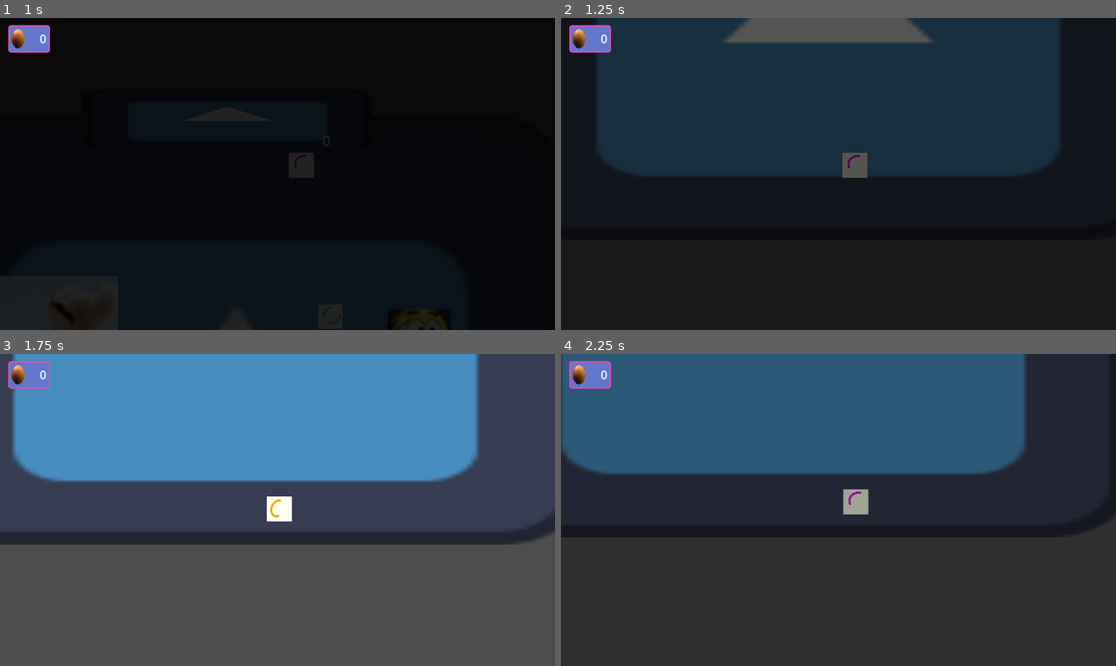
Above: before the commit, frames 1-4 (two rows, left to right).
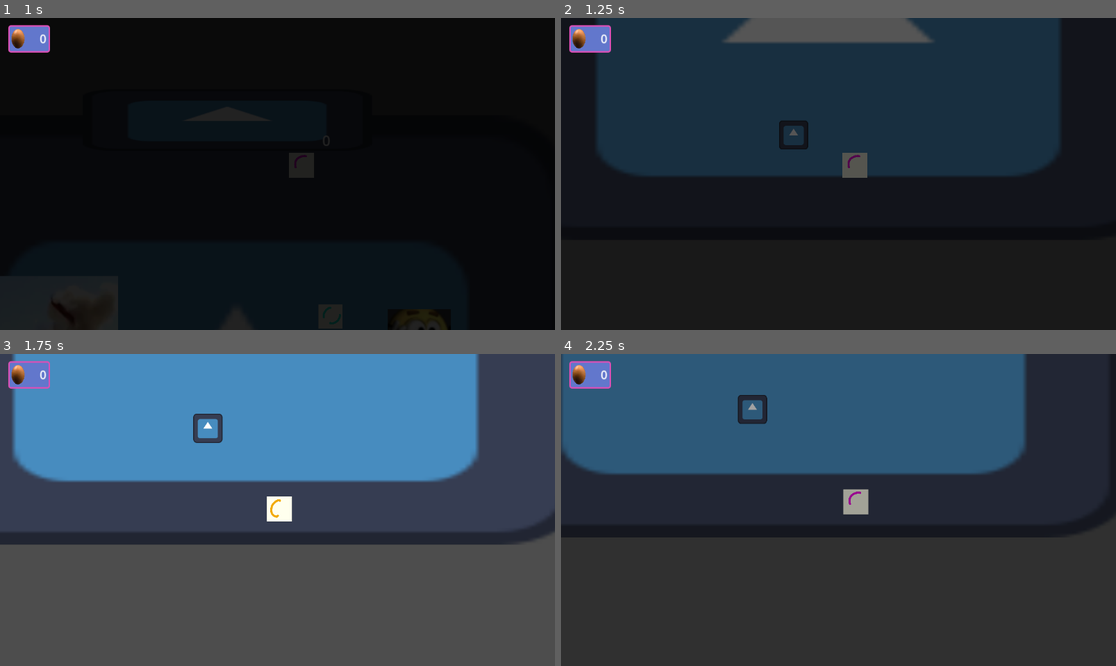
Above: after the commit, the same moments.

Repository: HectorAldao/quantic_gamejam
Game: Godot game, scene res://scenes/zonas/pueblo/pueblo.tscn
Two runs of this game, one before a commit and one after it. Both use one fixed random seed, a clock stepped at 60 frames per second and the inputs below. The engine's default icon, where the game draws it, is replaced by a stand-in: a white triangle on a blue panel in a dark square.
Inputs:
- Up to frame 1 (1 s): hold D (move_character_right) from 0.53 s (still down); hold E (interact) from 0.53 s (still down)
- Up to frame 2 (1.25 s): keep holding D (move_character_right); keep holding E (interact)
- Up to frame 3 (1.75 s): release D (move_character_right) at 1.28 s; release E (interact) at 1.28 s; hold S (move_character_down) from 1.28 s (still down); tap E (interact) at 1.35 s
- Up to frame 4 (2.25 s): release S (move_character_down) at 2.03 s; hold D (move_character_right) from 2.03 s (still down); hold E (interact) from 2.03 s (still down)

Frame 1 is identical in both runs. In frame 2, 0.3% of the frame differs, in the area x 39-45%, y 32-43%; in frame 3, 0.3%, in the area x 34-41%, y 19-29%; in frame 4, 0.3%.

Commit message:
feat: animations, animals, and economy

Diff:
--- /dev/null
+++ b/godot_proyecto/scenes/animales/animal.gd
@@ -0,0 +1,154 @@
+extends Node2D
+
+@export var multiplicador_tamaño: float = 1.0
+@export var velocidad: float = 50.0
+@export var sprite_texture: Texture2D = null
+@export var sprite_frames: SpriteFrames = null
+@export var cientifica: String = ""
+
+var spawn_area: ReferenceRect = null
+var target_position: Vector2 = Vector2.ZERO
+var is_moving: bool = false
+var wait_timer: float = 0.0
+var pause_timer: float = 0.0
+var is_paused: bool = false
+var personaje_in_area: bool = false
+
+# Referencias a los nodos
+var area_interaccion: Area2D
+var collision_shape_area: CollisionShape2D
+
+
+func _ready() -> void:
+	# Obtener referencias a los nodos
+	area_interaccion = $Area2D
+	collision_shape_area = $Area2D/CollisionShape2D
+
+	# Buscar el SpawnArea en el padre y posicionar aleatoriamente
+	if get_parent():
+		spawn_area = get_parent().get_node_or_null("SpawnArea")
+		if spawn_area:
+			var spawn_rect = spawn_area.get_rect()
+			var spawn_pos = spawn_area.global_position
+			global_position = Vector2(
+				spawn_pos.x + randf_range(0, spawn_rect.size.x),
+				spawn_pos.y + randf_range(0, spawn_rect.size.y)
+			)
+
+	# Aplicar sprites si están configurados
+	if sprite_texture:
+		var sprite_node = $Sprite2D
+		sprite_node.texture = sprite_texture
+		sprite_node.visible = true
+		$AnimatedSprite2D.visible = false
+	elif sprite_frames:
+		var animated_sprite = $AnimatedSprite2D
+		animated_sprite.sprite_frames = sprite_frames
+		animated_sprite.visible = true
+		animated_sprite.play("idle")
+		$Sprite2D.visible = false
+
+	# Aplicar el multiplicador de tamaño
+	apply_size_multiplier()
+
+	# Verificar visibilidad basada en científica
+	_actualizar_visibilidad()
+
+	# Conectar señales del área de interacción
+	area_interaccion.body_entered.connect(_on_body_entered)
+	area_interaccion.body_exited.connect(_on_body_exited)
+
+	# Conectar a la señal de interacción global
+	Global.interact.connect(_on_interact)
+
+	# Conectar a la señal de cambio de científicas aceptadas
+	Global.cientificas_aceptadas_changed.connect(_actualizar_visibilidad)
+
+	# Elegir primer punto objetivo
+	if spawn_area:
+		choose_random_target()
+
+
+func _process(delta: float) -> void:
+	# Si está en pausa por el personaje, contar el tiempo
+	if is_paused:
+		pause_timer -= delta
+		if pause_timer <= 0:
+			is_paused = false
+			# Volver a moverse después de la pausa
+			choose_random_target()
+		return
+
+	# Si está esperando, contar el tiempo
+	if wait_timer > 0:
+		wait_timer -= delta
+		if wait_timer <= 0 and spawn_area:
+			choose_random_target()
+		return
+
+	# Moverse hacia el objetivo
+	if is_moving and spawn_area:
+		var direction = (target_position - global_position).normalized()
+		var distance = global_position.distance_to(target_position)
+
+		# Si está cerca del objetivo, detenerse
+		if distance < 5.0:
+			is_moving = false
+			# Tiempo de espera inversamente proporcional a la velocidad
+			# Mayor velocidad = menor tiempo de espera
+			wait_timer = randf_range(1.0, 3.0) * (100.0 / max(velocidad, 1.0))
+		else:
+			# Moverse hacia el objetivo
+			global_position += direction * velocidad * delta
+
+
+func apply_size_multiplier() -> void:
+	# Aplicar multiplicador al scale del CollisionShape del área
+	if collision_shape_area:
+		collision_shape_area.scale = Vector2.ONE * multiplicador_tamaño
+
+
+func choose_random_target() -> void:
+	if not spawn_area:
+		return
+
+	# Obtener un punto aleatorio dentro del SpawnArea
+	var spawn_rect = spawn_area.get_rect()
+	var spawn_pos = spawn_area.global_position
+
+	target_position = Vector2(
+		spawn_pos.x + randf_range(0, spawn_rect.size.x),
+		spawn_pos.y + randf_range(0, spawn_rect.size.y)
+	)
+
+	is_moving = true
+
+
+func _on_body_entered(body: Node2D) -> void:
+	# Verificar si el cuerpo que entró es el personaje
+	if body.name == "Personaje" or body.is_in_group("player"):
+		personaje_in_area = true
+
+
+func _on_body_exited(body: Node2D) -> void:
+	# Verificar si el cuerpo que salió es el personaje
+	if body.name == "Personaje" or body.is_in_group("player"):
+		personaje_in_area = false
+
+
+func _on_interact() -> void:
+	# Solo pausar si el personaje está en el área de interacción
+	if personaje_in_area and not is_paused:
+		is_paused = true
+		pause_timer = 2.0
+		is_moving = false
+
+
+func _actualizar_visibilidad() -> void:
+	# Si no se ha especificado científica, el animal es visible por defecto
+	if cientifica == "":
+		visible = true
+		return
+
+	# Verificar si la científica está en la lista de aceptadas
+	visible = Global.cientificas_aceptadas.has(cientifica)
--- /dev/null
+++ b/godot_proyecto/scenes/animales/animal.tscn
@@ -0,0 +1,24 @@
+[gd_scene format=3 uid="uid://ba3eg6whsa6b7"]
+
+[ext_resource type="Texture2D" uid="uid://cpeqsa02qtrk4" path="res://icon.svg" id="1_dtn64"]
+[ext_resource type="Script" uid="uid://d058raf5pfypg" path="res://scenes/animales/animal.gd" id="1_uu74b"]
+
+[sub_resource type="CircleShape2D" id="CircleShape2D_df84y"]
+radius = 31.78299
+
+[node name="Animal" type="Node2D" unique_id=183913162]
+script = ExtResource("1_uu74b")
+
+[node name="Sprite2D" type="Sprite2D" parent="." unique_id=1354519741]
+scale = Vector2(0.47402596, 0.47402596)
+texture = ExtResource("1_dtn64")
+
+[node name="AnimatedSprite2D" type="AnimatedSprite2D" parent="." unique_id=431872381]
+visible = false
+
+[node name="Area2D" type="Area2D" parent="." unique_id=146579697]
+scale = Vector2(2.862069, 2.0769231)
+
+[node name="CollisionShape2D" type="CollisionShape2D" parent="Area2D" unique_id=1857130746]
+scale = Vector2(0.868318, 1.1091603)
+shape = SubResource("CircleShape2D_df84y")
--- a/godot_proyecto/scenes/cientifica/cientifica.gd
+++ b/godot_proyecto/scenes/cientifica/cientifica.gd
@@ -4,7 +4,7 @@
 
 @export var sprite_cientifica: SpriteFrames
 @export var npc_name: String = "curie"
-@export var huevos_necesarios: int = 0
+@export var huevos_necesarios: int = 5
 @export var menu_height_offset: float = -120.0
 @export var menu_background_color: Color = Color(0.2, 0.2, 0.2, 1.0)
 @export var selection_border_color: Color = Color(1.0, 1.0, 0.0, 1.0)
@@ -258,12 +258,15 @@
 		# Check if player has enough eggs
 		var tiene_suficientes_huevos = Global.huevos_cogidos >= huevos_necesarios
 
-		# Hide "Si" button if not enough eggs
+		# Check if this cientifica has already been accepted
+		var ya_aceptada = Global.cientificas_aceptadas.get(npc_name, false)
+
+		# Hide "Si" button if not enough eggs OR if already accepted
 		if option_buttons.size() > 0:
-			option_buttons[0].visible = tiene_suficientes_huevos
+			option_buttons[0].visible = tiene_suficientes_huevos and not ya_aceptada
 
 		# Set initial selection based on available options
-		selected_option = 0 if tiene_suficientes_huevos else 1
+		selected_option = 0 if (tiene_suficientes_huevos and not ya_aceptada) else 1
 
 		_update_option_highlight()
 		option_menu.show()
@@ -275,9 +278,11 @@
 	menu_active = false
 	option_menu.hide()
 
-	# Si se seleccionó "Si", restar huevos necesarios
+	# Si se seleccionó "Si", restar huevos necesarios y marcar como aceptada
 	if option == "si":
 		Global.huevos_cogidos -= huevos_necesarios
+		Global.cientificas_aceptadas[npc_name] = true
+		Global.cientificas_aceptadas_changed.emit()
 
 	# Emitir señal de menú cerrado
 	Global.menu_closed.emit()
--- a/godot_proyecto/scenes/huevo/huevo.gd
+++ b/godot_proyecto/scenes/huevo/huevo.gd
@@ -2,6 +2,7 @@
 
 
 var player_in_area: bool = false
+@onready var animation_player: AnimationPlayer = $Sprite2D/AnimationPlayer
 
 # Entero aleatorio entre 0 y 2 (inclusive)
 var entero_random: int = 0
@@ -20,12 +21,17 @@
 	var bodies = $Area2D.get_overlapping_bodies()
 	for body in bodies:
 		if body is CharacterBody2D:
-			queue_free()
 
 			if entero_random != 0:
 				Global.huevos_cogidos += 1
+				animation_player.play("obtenido")
+			else:
+				animation_player.play("quantic_fade_out")
+
+			await animation_player.animation_finished
+			queue_free()
+
 			break
-
 
 
 func _process(_delta: float) -> void:
--- a/godot_proyecto/scenes/huevo/huevo.tscn
+++ b/godot_proyecto/scenes/huevo/huevo.tscn
@@ -2,6 +2,118 @@
 
 [ext_resource type="Script" uid="uid://caso7rsmoyydy" path="res://scenes/huevo/huevo.gd" id="1_dhisd"]
 [ext_resource type="Texture2D" uid="uid://cjt6f20lhh652" path="res://assets/huevo/huevo.png" id="2_pulgs"]
+
+[sub_resource type="Animation" id="Animation_dhisd"]
+length = 0.001
+tracks/0/type = "value"
+tracks/0/imported = false
+tracks/0/enabled = true
+tracks/0/path = NodePath(".:self_modulate")
+tracks/0/interp = 1
+tracks/0/loop_wrap = true
+tracks/0/keys = {
+"times": PackedFloat32Array(0),
+"transitions": PackedFloat32Array(1),
+"update": 0,
+"values": [Color(1, 1, 1, 1)]
+}
+tracks/1/type = "value"
+tracks/1/imported = false
+tracks/1/enabled = true
+tracks/1/path = NodePath(".:scale")
+tracks/1/interp = 1
+tracks/1/loop_wrap = true
+tracks/1/keys = {
+"times": PackedFloat32Array(0),
+"transitions": PackedFloat32Array(1),
+"update": 0,
+"values": [Vector2(1, 1)]
+}
+tracks/2/type = "value"
+tracks/2/imported = false
+tracks/2/enabled = true
+tracks/2/path = NodePath(".:modulate")
+tracks/2/interp = 1
+tracks/2/loop_wrap = true
+tracks/2/keys = {
+"times": PackedFloat32Array(0),
+"transitions": PackedFloat32Array(1),
+"update": 0,
+"values": [Color(0.28085047, 0.24889258, 0.521788, 1)]
+}
+
+[sub_resource type="Animation" id="Animation_pulgs"]
+resource_name = "obtenido"
+tracks/0/type = "value"
+tracks/0/imported = false
+tracks/0/enabled = true
+tracks/0/path = NodePath(".:modulate")
+tracks/0/interp = 1
+tracks/0/loop_wrap = true
+tracks/0/keys = {
+"times": PackedFloat32Array(0, 0.5),
+"transitions": PackedFloat32Array(1, 1),
+"update": 0,
+"values": [Color(0.28085047, 0.24889258, 0.521788, 1), Color(1, 1, 1, 1)]
+}
+tracks/1/type = "value"
+tracks/1/imported = false
+tracks/1/enabled = true
+tracks/1/path = NodePath(".:scale")
+tracks/1/interp = 1
+tracks/1/loop_wrap = true
+tracks/1/keys = {
+"times": PackedFloat32Array(0, 0.5),
+"transitions": PackedFloat32Array(3.2490098, 1),
+"update": 0,
+"values": [Vector2(1, 1), Vector2(1.6, 1.6)]
+}
+tracks/2/type = "value"
+tracks/2/imported = false
+tracks/2/enabled = true
+tracks/2/path = NodePath(".:self_modulate")
+tracks/2/interp = 1
+tracks/2/loop_wrap = true
+tracks/2/keys = {
+"times": PackedFloat32Array(0, 1),
+"transitions": PackedFloat32Array(1, 1),
+"update": 0,
+"values": [Color(1, 1, 1, 1), Color(1, 1, 1, 0)]
+}
+
+[sub_resource type="Animation" id="Animation_6rxtf"]
+resource_name = "quantic_fade_out"
+tracks/0/type = "value"
+tracks/0/imported = false
+tracks/0/enabled = true
+tracks/0/path = NodePath(".:self_modulate")
+tracks/0/interp = 1
+tracks/0/loop_wrap = true
+tracks/0/keys = {
+"times": PackedFloat32Array(0, 0.25, 0.5, 1),
+"transitions": PackedFloat32Array(1, 1, 1, 1),
+"update": 0,
+"values": [Color(1, 1, 1, 1), Color(1, 1, 1, 0.49803922), Color(1, 1, 1, 0.69411767), Color(1, 1, 1, 0)]
+}
+tracks/1/type = "value"
+tracks/1/imported = false
+tracks/1/enabled = true
+tracks/1/path = NodePath(".:scale")
+tracks/1/interp = 1
+tracks/1/loop_wrap = true
+tracks/1/keys = {
+"times": PackedFloat32Array(0, 0.5, 1),
+"transitions": PackedFloat32Array(1, 1, 1),
+"update": 0,
+"values": [Vector2(1, 1), Vector2(1.5, 1.5), Vector2(0.75, 0.75)]
+}
+
+[sub_resource type="AnimationLibrary" id="AnimationLibrary_k4dau"]
+_data = {
+&"RESET": SubResource("Animation_dhisd"),
+&"obtenido": SubResource("Animation_pulgs"),
+&"quantic_fade_out": SubResource("Animation_6rxtf")
+}
 
 [sub_resource type="CircleShape2D" id="CircleShape2D_dhisd"]
 radius = 95.50097
@@ -16,6 +128,9 @@
 modulate = Color(0.28085047, 0.24889258, 0.521788, 1)
 texture = ExtResource("2_pulgs")
 
+[node name="AnimationPlayer" type="AnimationPlayer" parent="Sprite2D" unique_id=359325794]
+libraries/ = SubResource("AnimationLibrary_k4dau")
+
 [node name="Area2D" type="Area2D" parent="." unique_id=2104866609]
 
 [node name="CollisionShape2D" type="CollisionShape2D" parent="Area2D" unique_id=1245847324]
--- a/godot_proyecto/scenes/zonas/granja/granja.tscn
+++ b/godot_proyecto/scenes/zonas/granja/granja.tscn
@@ -6,6 +6,7 @@
 [ext_resource type="Script" uid="uid://btvnx178rj1tg" path="res://scenes/zonas/pueblo/puerta_granja.gd" id="2_ieqsx"]
 [ext_resource type="PackedScene" uid="uid://dp8ojf16qwn8w" path="res://scenes/personaje/personaje.tscn" id="2_wlvj5"]
 [ext_resource type="Script" uid="uid://bc2abdysn7x2k" path="res://scenes/zonas/granja/huevos.gd" id="5_ja1ua"]
+[ext_resource type="PackedScene" uid="uid://ba3eg6whsa6b7" path="res://scenes/animales/animal.tscn" id="7_0tmab"]
 
 [sub_resource type="RectangleShape2D" id="RectangleShape2D_ieqsx"]
 size = Vector2(20, 12.418402)
@@ -69,3 +70,28 @@
 offset_top = -68.0
 offset_right = 564.0
 offset_bottom = 512.0
+
+[node name="Gallina" parent="." unique_id=183913162 instance=ExtResource("7_0tmab")]
+position = Vector2(-196, 114)
+
+[node name="PolloRadioactivo" parent="." unique_id=750667649 instance=ExtResource("7_0tmab")]
+position = Vector2(-449, 386)
+cientifica = "curie"
+
+[node name="Oveja" parent="." unique_id=233454787 instance=ExtResource("7_0tmab")]
+position = Vector2(-206, 318)
+"multiplicador_tamaño" = 2.0
+velocidad = 35.0
+cientifica = "dirac"
+
+[node name="Erizo" parent="." unique_id=1424811808 instance=ExtResource("7_0tmab")]
+position = Vector2(309, 149)
+"multiplicador_tamaño" = 0.5
+velocidad = 30.0
+cientifica = "bohr"
+
+[node name="Conejo" parent="." unique_id=1397820351 instance=ExtResource("7_0tmab")]
+position = Vector2(273, 359)
+"multiplicador_tamaño" = 1.25
+velocidad = 70.0
+cientifica = "schrodinger"
--- a/godot_proyecto/scenes/zonas/pueblo/huevos.gd
+++ b/godot_proyecto/scenes/zonas/pueblo/huevos.gd
@@ -7,15 +7,29 @@
 var label: Label
 var timer: Timer
 var count: int = 0
+var base_min_time: float
+var base_max_time: float
+var base_max_huevos: int
 
 func _ready() -> void:
+	# Store base times
+	base_min_time = min_time
+	base_max_time = max_time
+	base_max_huevos = max_huevos
+
 	# Get the label node
 	label = $HuevosLabel
+
+	# Connect to global signal
+	Global.cientificas_aceptadas_changed.connect(_on_cientificas_aceptadas_changed)
 
 	# Create and configure timer
 	timer = Timer.new()
 	add_child(timer)
 	timer.timeout.connect(_on_timer_timeout)
+
+	# Apply initial cientificas bonus
+	_on_cientificas_aceptadas_changed()
 
 	# Initialize label
 	label.text = str(count)
@@ -33,5 +47,35 @@
 		label.text = str(count)
 	_start_random_timer()
 
+func _on_cientificas_aceptadas_changed() -> void:
+	# Reset to base times
+	min_time = base_min_time
+	max_time = base_max_time
+
+	# Apply bonuses based on accepted cientificas
+	if Global.cientificas_aceptadas.has("curie"):
+		min_time -= 1
+		max_time -= 1
+		max_huevos += 2
+
+	if Global.cientificas_aceptadas.has("dirac"):
+		min_time -= 1
+		max_time -= 2
+		max_huevos += 2
+
+	if Global.cientificas_aceptadas.has("bohr"):
+		min_time -= 1
+		max_time -= 3
+		max_huevos += 3
+
+	if Global.cientificas_aceptadas.has("schrodinger"):
+		min_time -= 1
+		max_time -= 4
+		max_huevos += 3
+
+	# Ensure times don't go below a minimum threshold
+	min_time = max(min_time, 0.5)
+	max_time = max(max_time, 1.0)
+
 func _process(_delta: float) -> void:
 	pass
--- a/godot_proyecto/scenes/zonas/pueblo/pueblo.tscn
+++ b/godot_proyecto/scenes/zonas/pueblo/pueblo.tscn
@@ -54,39 +54,50 @@
 [node name="Curie" parent="." unique_id=333613127 instance=ExtResource("8_56j6e")]
 position = Vector2(195, -279)
 sprite_cientifica = ExtResource("9_3pfhl")
-huevos_necesarios = 2
-menu_height_offset = -110.0
+
+[node name="Dirac" parent="." unique_id=1180912838 instance=ExtResource("8_56j6e")]
+position = Vector2(-193, -119)
+sprite_cientifica = ExtResource("10_td4hj")
+npc_name = "dirac"
+huevos_necesarios = 10
+
+[node name="Bohr" parent="." unique_id=131215653 instance=ExtResource("8_56j6e")]
+position = Vector2(-182, 280)
+sprite_cientifica = ExtResource("10_td4hj")
+npc_name = "bohr"
+huevos_necesarios = 15
 
 [node name="Schrodinger" parent="." unique_id=779790831 instance=ExtResource("8_56j6e")]
-position = Vector2(-193, -119)
+position = Vector2(201, 342)
 sprite_cientifica = ExtResource("10_td4hj")
 npc_name = "schrodinger"
+huevos_necesarios = 20
 
-[node name="StaticBody2D" type="StaticBody2D" parent="." unique_id=372991180]
+[node name="Paredes" type="StaticBody2D" parent="." unique_id=372991180]
 position = Vector2(-688, -6)
 rotation = -3.1415925
 scale = Vector2(1.9238148, -68.744576)
 
-[node name="CollisionShape2D" type="CollisionShape2D" parent="StaticBody2D" unique_id=211700022]
+[node name="CollisionShape2D" type="CollisionShape2D" parent="Paredes" unique_id=211700022]
 scale = Vector2(0.99999994, 1)
 shape = SubResource("RectangleShape2D_i07r1")
 
-[node name="CollisionShape2D2" type="CollisionShape2D" parent="StaticBody2D" unique_id=269109059]
+[node name="CollisionShape2D2" type="CollisionShape2D" parent="Paredes" unique_id=269109059]
 position = Vector2(-709.5277, 0)
 scale = Vector2(0.9999999, 1)
 shape = SubResource("RectangleShape2D_i07r1")
 
-[node name="CollisionShape2D3" type="CollisionShape2D" parent="StaticBody2D" unique_id=1971868405]
+[node name="CollisionShape2D3" type="CollisionShape2D" parent="Paredes" unique_id=1971868405]
 position = Vector2(-356.58313, -9.789864)
 scale = Vector2(35.069214, 0.030773927)
 shape = SubResource("RectangleShape2D_i07r1")
 
-[node name="CollisionShape2D4" type="CollisionShape2D" parent="StaticBody2D" unique_id=1459178911]
+[node name="CollisionShape2D4" type="CollisionShape2D" parent="Paredes" unique_id=1459178911]
 position = Vector2(-356.58313, 9.964422)
 scale = Vector2(35.069214, 0.030773927)
 shape = SubResource("RectangleShape2D_i07r1")
 
-[node name="CollisionShape2D5" type="CollisionShape2D" parent="StaticBody2D" unique_id=1904209381]
+[node name="CollisionShape2D5" type="CollisionShape2D" parent="Paredes" unique_id=1904209381]
 position = Vector2(-347.74652, -9.353466)
 scale = Vector2(15.314609, 0.035785753)
 shape = SubResource("RectangleShape2D_i07r1")
--- a/godot_proyecto/scripts/global.gd
+++ b/godot_proyecto/scripts/global.gd
@@ -5,6 +5,7 @@
 
 signal cantidad_huevos_cambiada(nuevo_valor: int)
 signal cambiar_avatar_dialogo(personaje_id: String)
+signal cientificas_aceptadas_changed()
 
 signal door_opended(target_scene_path: String)
 signal fade_out_completed
@@ -27,3 +28,6 @@
 	set(value):
 		huevos_cogidos = value
 		cantidad_huevos_cambiada.emit(huevos_cogidos)
+
+# Dictionary to track which cientificas have been accepted already
+var cientificas_aceptadas: Dictionary = {}
--- a/godot_proyecto/ui/dialog/dialog_box.gd
+++ b/godot_proyecto/ui/dialog/dialog_box.gd
@@ -1,11 +1,23 @@
 extends Control
 
 @onready var label = $Label
+@onready var nombre_cientifica_label = UiLayer.get_node("HUDContainer/NombreCientifica")
+@onready var label_siguiente = $LabelSiguiente
+@onready var label_saltar = $LabelSaltar
 
 var current_npc: String = ""
 var current_dialog_index: int = 0
 var current_dialog_list: Array = []
 var waiting_for_menu: bool = false
+
+# Diccionario de nombres de científicas según su ID
+var nombres_cientificas: Dictionary = {
+	"c": "Marie Curie",
+	"s": "Schrödinger",
+	"h": "Heisenberg",
+	"d": "Dirac",
+	"b": "Bohr"
+}
 
 func _ready() -> void:
 	# Hide dialog box initially
@@ -24,6 +36,8 @@
 		current_npc = npc_name
 		current_dialog_list = dialog_lines
 		current_dialog_index = 0
+		# Asegurar que LabelSaltar sea visible al inicio
+		label_saltar.visible = true
 		show_current_dialog()
 		show()
 		Global.change_move.emit(false)
@@ -33,10 +47,23 @@
 	if current_dialog_index < current_dialog_list.size():
 		var dialog_line = current_dialog_list[current_dialog_index]
 
+		# Ocultar LabelSaltar en el último diálogo
+		if current_dialog_index == current_dialog_list.size() - 1:
+			label_saltar.visible = false
+
 		# Extraer primera letra (personaje) y emitir señal
 		if dialog_line.length() > 0:
 			var personaje_id = dialog_line.substr(0, 1)
 			Global.cambiar_avatar_dialogo.emit(personaje_id)
+
+			# Actualizar nombre de científica y visibilidad de la etiqueta
+			if nombres_cientificas.has(personaje_id):
+				# Es una científica - mostrar etiqueta con su nombre
+				nombre_cientifica_label.text = nombres_cientificas[personaje_id]
+				nombre_cientifica_label.visible = true
+			else:
+				# Es el protagonista u otro - ocultar etiqueta
+				nombre_cientifica_label.visible = false
 
 			# Eliminar primera letra y espacio del texto mostrado
 			if dialog_line.length() > 2 and dialog_line[1] == " ":
@@ -54,6 +81,8 @@
 	else:
 		# Dialog finished
 		hide()
+		# Ocultar etiqueta de nombre al finalizar diálogo
+		nombre_cientifica_label.visible = false
 		var finished_npc = current_npc
 		current_npc = ""
 		current_dialog_index = 0
--- a/godot_proyecto/ui/dialog/dialog_box.tscn
+++ b/godot_proyecto/ui/dialog/dialog_box.tscn
@@ -36,10 +36,17 @@
 label_settings = SubResource("LabelSettings_rbc74")
 autowrap_mode = 2
 
-[node name="LabelIndicaciones" type="Label" parent="." unique_id=2028291051]
+[node name="LabelSiguiente" type="Label" parent="." unique_id=2028291051]
 layout_mode = 2
 size_flags_horizontal = 8
 size_flags_vertical = 8
 text = "E: siguiente
-Q: saltar"
+"
 label_settings = SubResource("LabelSettings_mks8r")
+
+[node name="LabelSaltar" type="Label" parent="." unique_id=386371870]
+layout_mode = 2
+size_flags_horizontal = 8
+size_flags_vertical = 8
+text = " Q: saltar      "
+label_settings = SubResource("LabelSettings_mks8r")
--- a/godot_proyecto/ui/ui_layer.gd
+++ b/godot_proyecto/ui/ui_layer.gd
@@ -4,12 +4,15 @@
 
 @onready var colorrect: ColorRect = $HUDContainer/ColorRect
 @onready var animation_fade_in: AnimationPlayer = $HUDContainer/ColorRect/AnimationPlayer
+@onready var label_cientifica: Label = $HUDContainer/NombreCientifica
 
 func _ready() -> void:
 
 	await get_tree().process_frame
 	visible = true
 	colorrect.visible = true
+	label_cientifica.visible = false
+
 	animation_fade_in.play("fade_in")
 
 	# Connect all cientifica NPCs
--- a/godot_proyecto/ui/ui_layer.tscn
+++ b/godot_proyecto/ui/ui_layer.tscn
@@ -5,6 +5,11 @@
 [ext_resource type="PackedScene" uid="uid://ccjrvrph0nbwp" path="res://ui/dialog/dialog_box.tscn" id="3_00rn6"]
 [ext_resource type="Script" uid="uid://cjkbmk50710gm" path="res://ui/ui_layer.gd" id="4_ui"]
 [ext_resource type="Texture2D" uid="uid://cjt6f20lhh652" path="res://assets/huevo/huevo.png" id="5_vu3t1"]
+
+[sub_resource type="LabelSettings" id="LabelSettings_vu3t1"]
+font_size = 20
+outline_size = 5
+outline_color = Color(0, 0, 0, 1)
 
 [sub_resource type="Animation" id="Animation_vu3t1"]
 length = 0.001
@@ -99,6 +104,22 @@
 grow_horizontal = 0
 grow_vertical = 0
 
+[node name="NombreCientifica" type="Label" parent="HUDContainer" unique_id=770895545]
+layout_mode = 1
+anchors_preset = 7
+anchor_left = 0.5
+anchor_top = 1.0
+anchor_right = 0.5
+anchor_bottom = 1.0
+offset_left = -320.0
+offset_top = -158.0
+offset_right = -280.0
+offset_bottom = -132.0
+grow_horizontal = 2
+grow_vertical = 0
+text = "Hola"
+label_settings = SubResource("LabelSettings_vu3t1")
+
 [node name="DialogBox" parent="HUDContainer" unique_id=859321096 instance=ExtResource("3_00rn6")]
 layout_mode = 1
 anchors_preset = 7
Not shown, added: godot_proyecto/scenes/animales/animal.gd.uid
Not shown, changed: docs/index.pck
